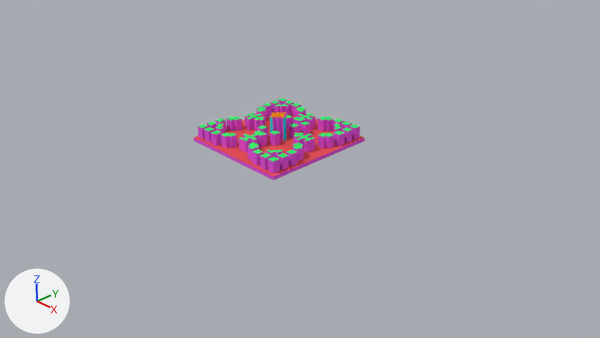
A saved change to the Blender file Assets/Models/level3b.blend.
The view is the same before and after, from the file's camera 'Camera'. The axes (+X, +Y, +Z) are drawn at lower left. The lights are the same throughout.
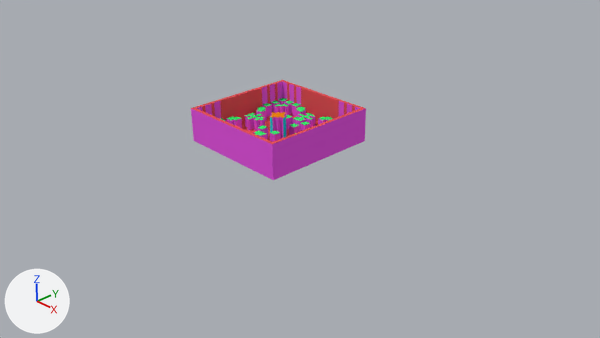
The newer file is also rescaled (x20.09), turned or shifted as a whole; pictures and numbers use the older file's frame.

The edits, one by one:
me_cube is used by ob_cube; location (0.0, 0.0, 0.0).
me_cube had 1405 vertices, 425 faces and spanned x -1.0..1.0, y -1.0..1.0, z 0.94..1.4.
me_cube now has 1714 vertices, 739 faces and spans x -1.0..1.0, y -1.0..1.0, z 0.94..1.51.
me_cube part 1: 309 vertices added at x -1.0..1.0, y -1.0..1.0, z 1.0..1.51.

Location of each change, [x1, y1, x2, y2] in pixels of the pictures (600 x 338 px):
'Cube', reshaped (22% taller)
    before: [193, 98, 365, 180]
    after: [191, 80, 366, 180]
part 1 of me_cube, added
    after: [191, 80, 366, 176]
